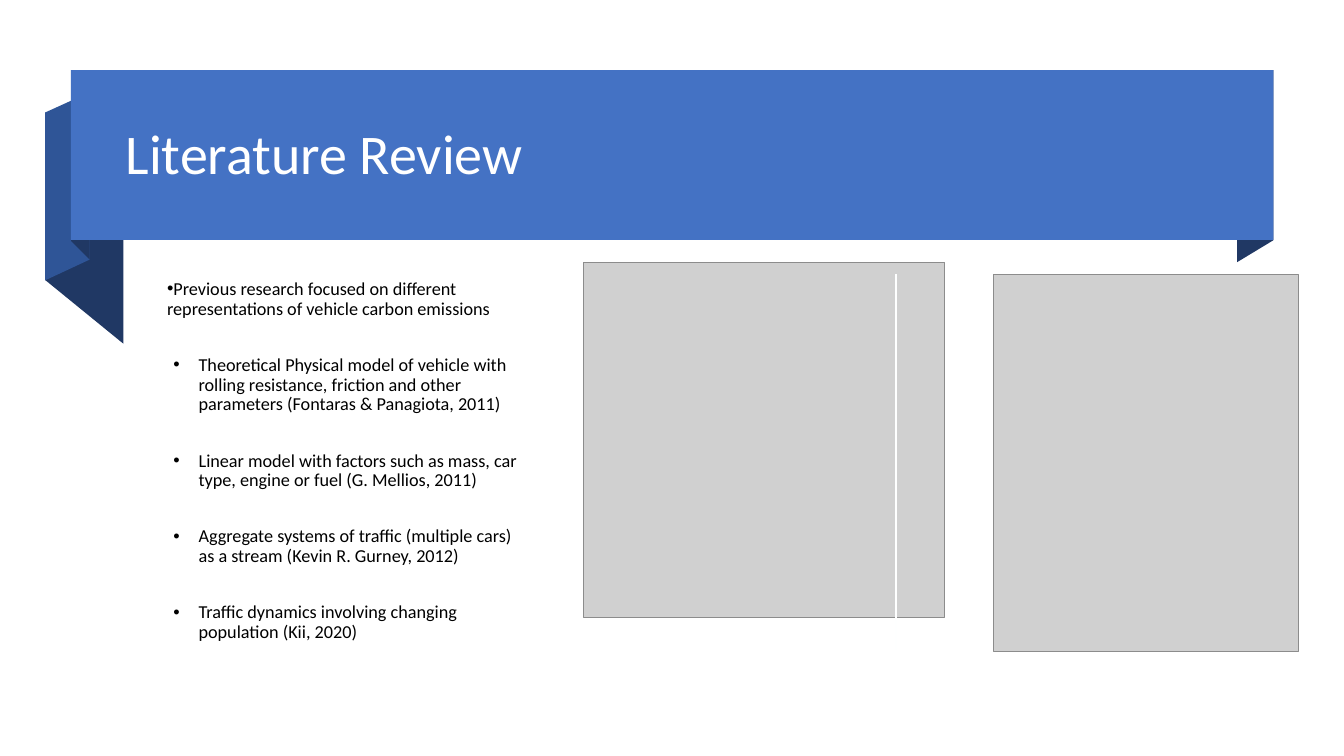
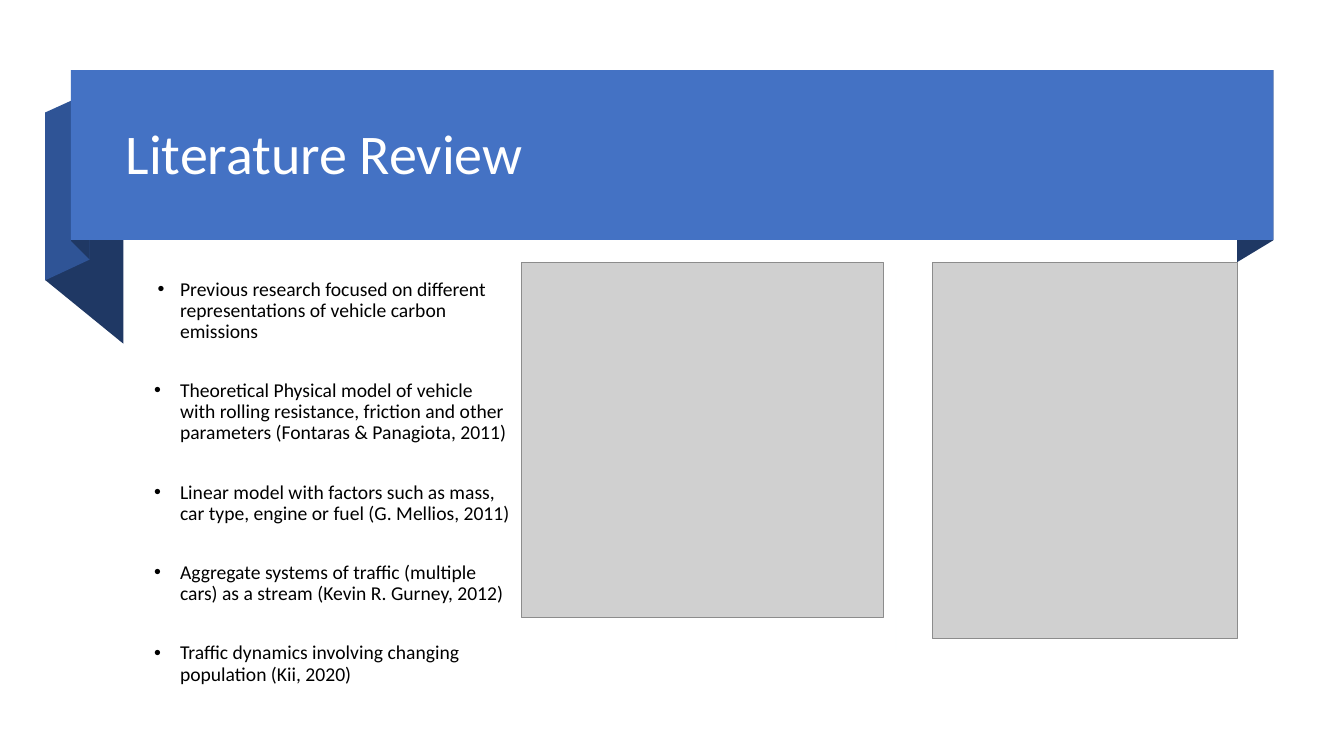
Before and after one commit to djlofland/DS621_F2020_Group3, a slide deck: slide 4 of Final Project/Group_3_FinalProject.pptx. Drawn at 1344x756 pixels with LibreOffice and Linux fonts; fonts in the diff are those of the drawing; grey boxes stand for pictures. Boxes give left, top, right and bottom in pixels: in the first picture for what was removed or moved away, otherwise in the second. Text is boxed around its words. In the diff, an @@ line names an element or a change of style, - is before the commit and + after.

```diff
--- a/Final Project/Group_3_FinalProject.pptx
+++ b/Final Project/Group_3_FinalProject.pptx
@@ freeform shape at box(1237, 71, 1273, 263): fill #203864 to #1F3864 @@
@@ picture: place and size @@
-picture at box(583, 262, 945, 617)
+picture at box(522, 262, 884, 617)
@@ picture: place and size @@
-picture at box(994, 275, 1300, 651)
+picture at box(933, 262, 1238, 638)
@@ text "Previous research focused on different ...": place and size @@
-text "Previous research focused on different ..." at box(167, 282, 517, 641)
+text "Previous research focused on different ..." at box(180, 282, 510, 684)
@@ text "Previous research focused on different ..." at box(180, 282, 510, 684): size 13 to 14 pt; indent changed; less space between paragraphs @@
```
Also in this commit, not shown: 5 other slides changed, 1 slide added, 3 slides removed, 3 other files.
